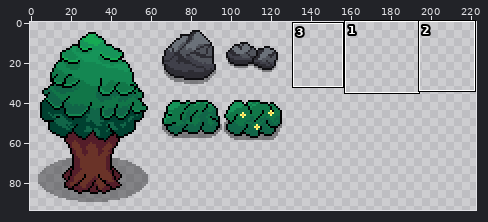
File history of a pixel-art file, Assets/Sprites/Overworld Objects/overworld_objects_master.aseprite. Above, an overview of the earlier version with the close-up marked.
Close-up. First the earlier version:
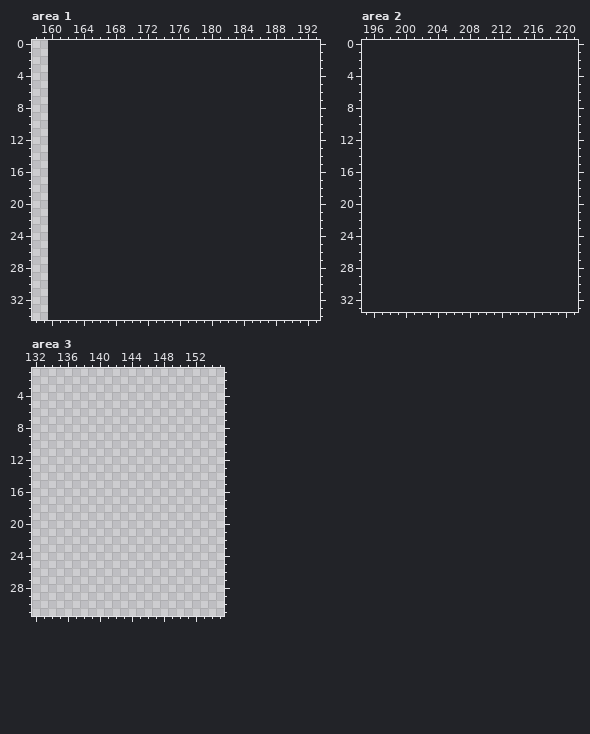
160x96 pixels, 1 frame. Colours within 5 levels of each other are drawn and written as one. Shown: area 1: x 158..193, y 0..34; area 2: x 195..221, y 0..33; area 3: x 132..155, y 1..31. The old version is drawn lined up with the new one, on the new canvas. The wide view leaves out empty margins.
And afterwards:
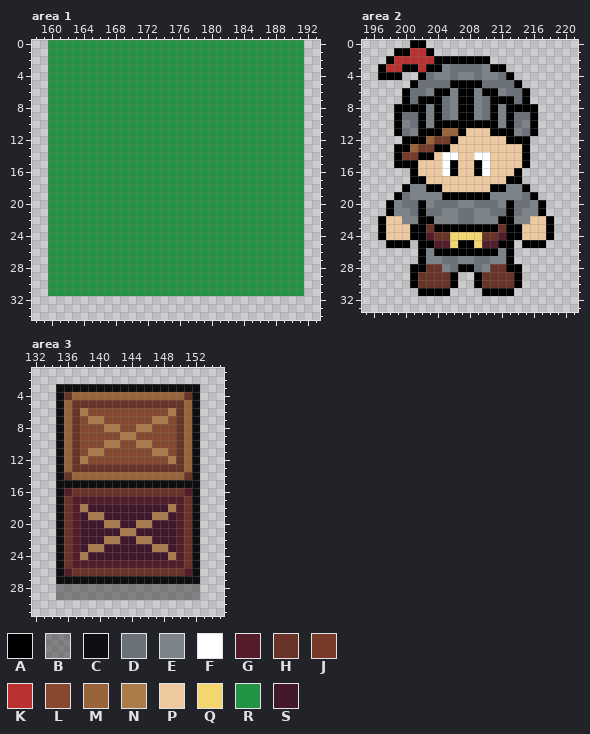
Palette (. is transparent): A #000000  B #0f0e1163  C #0f0e11  D #6b7179  E #7c8389  F #ffffff  G #541d29  H #6a3328  J #783a29  K #bb3030  L #86482f  M #9a643a  N #ab7b49  P #eec99f  Q #f4d66e  R #229443  S #42192c
Commit message: Overworld Object additions Added blocks
From old to new:
canvas 160x96 -> 640x640
Area 1:
y 0..31: x 160..191 ................................ -> RRRRRRRRRRRRRRRRRRRRRRRRRRRRRRRR
Area 2:
y 0: x 201..202 .. -> AA
y 1: x 199..203 ..... -> AAKKA
y 2: x 198..210 ............. -> AKKKKKAAAAAAA
y 3: x 197..212 ................ -> AKKAAKAAEDDDDEAA
y 4: x 197..199 ... -> AAA; x 202..213 ............ -> ADEEDEEDEEDA
y 5: x 201..214 .............. -> ADDDDAAAADDDDA
y 6: x 200..215 ................ -> ADDEAAEAAEAAEDDA
y 7: x 200..215 ................ -> ADAAADEAAEDAAADA
y 8: x 199..216 .................. -> AAAAEADEAAEDAEAAAA
y 9: x 199..216 .................. -> ADDAEADEAAEDAEADDA
y 10: x 199..216 .................. -> AEDAEAAAAAAAAEADEA
y 11: x 199..216 .................. -> ADEAAAMMAPPPAAAEDA
y 12: x 200..215 ................ -> AAAMJJAPPPPPPAAA
y 13: x 199..215 ................. -> AAMJJAAPPPPPPPPPA
y 14: x 199..215 ................. -> AJJAAPFFPPFFPPPPA
y 15: x 199..215 ................. -> AAAPPPFAPPAFPPPPA
y 16: x 201..214 .............. -> APPPFAPPAFPPPA
y 17: x 201..214 .............. -> AAPPPPPPPPPPAA
y 18: x 200..215 ................ -> AEEAAPPPPPPAAEEA
y 19: x 199..216 .................. -> ADEEEEAAAAAAEEEEDA
y 20: x 198..217 .................... -> AEDDAEDDDEEDDDEADDEA
y 21: x 198..217 .................... -> AEEDADDEEDDEEDDADEEA
y 22: x 197..218 ...................... -> APPEEAAEEEDDEEEAAEEPPA
y 23: x 197..218 ...................... -> APPPAAHAAAAAAAAHAAPPPA
y 24: x 197..218 ...................... -> APPPAAGHHQQQQHHGAAPPPA
y 25: x 198..200 ... -> AAA; x 202..213 ............ -> AAGGQAAQGGAA; x 215..217 ... -> AAA
y 26: x 202..213 ............ -> AEAAAAAAAAEA
y 27: x 202..213 ............ -> AEEDDEEDDEEA
y 28: x 201..214 .............. -> AAHHEDAADEHHAA
y 29..30: x 201..206 ...... -> AHHHHA; x 209..214 ...... -> AHHHHA
y 31: x 202..205 .... -> AAAA; x 210..213 .... -> AAAA
Area 3:
y 3: x 135..152 .................. -> CCCCCCCCCCCCCCCCCC
y 4: x 135..152 .................. -> CHMMMMMMMMMMMMMMHC
y 5: x 135..152 .................. -> CMHHHHHHHHHHHHHHMC
y 6: x 135..152 .................. -> CMHNLLLLLLLLLLNHMC
y 7: x 135..152 .................. -> CMHLNNLLLLLLNNLHMC
y 8: x 135..152 .................. -> CMHLLLNNLLNNLLLHMC
y 9: x 135..152 .................. -> CMHLLLLLNNLLLLLHMC
y 10: x 135..152 .................. -> CMHLLLNNLLNNLLLHMC
y 11: x 135..152 .................. -> CMHLNNLLLLLLNNLHMC
y 12: x 135..152 .................. -> CMHNLLLLLLLLLLNHMC
y 13: x 135..152 .................. -> CMHHHHHHHHHHHHHHMC
y 14: x 135..152 .................. -> CHMMMMMMMMMMMMMMHC
y 15: x 135..152 .................. -> CCCCCCCCCCCCCCCCCC
y 16: x 135..152 .................. -> CGHHHHHHHHHHHHHHGC
y 17: x 135..152 .................. -> CHGGGGGGGGGGGGGGHC
y 18: x 135..152 .................. -> CHGNSSSSSSSSSSNGHC
y 19: x 135..152 .................. -> CHGSNNSSSSSSNNSGHC
y 20: x 135..152 .................. -> CHGSSSNNSSNNSSSGHC
y 21: x 135..152 .................. -> CHGSSSSSNNSSSSSGHC
y 22: x 135..152 .................. -> CHGSSSNNSSNNSSSGHC
y 23: x 135..152 .................. -> CHGSNNSSSSSSNNSGHC
y 24: x 135..152 .................. -> CHGNSSSSSSSSSSNGHC
y 25: x 135..152 .................. -> CHGGGGGGGGGGGGGGHC
y 26: x 135..152 .................. -> CGHHHHHHHHHHHHHHGC
y 27: x 135..152 .................. -> CCCCCCCCCCCCCCCCCC
y 28..29: x 135..152 .................. -> BBBBBBBBBBBBBBBBBB
Changed places in both close-ups, as pixel boxes (x1, y1, x2, y2):
added: (48, 40, 304, 296)
added: (378, 40, 554, 296)
added: (56, 384, 200, 600)
